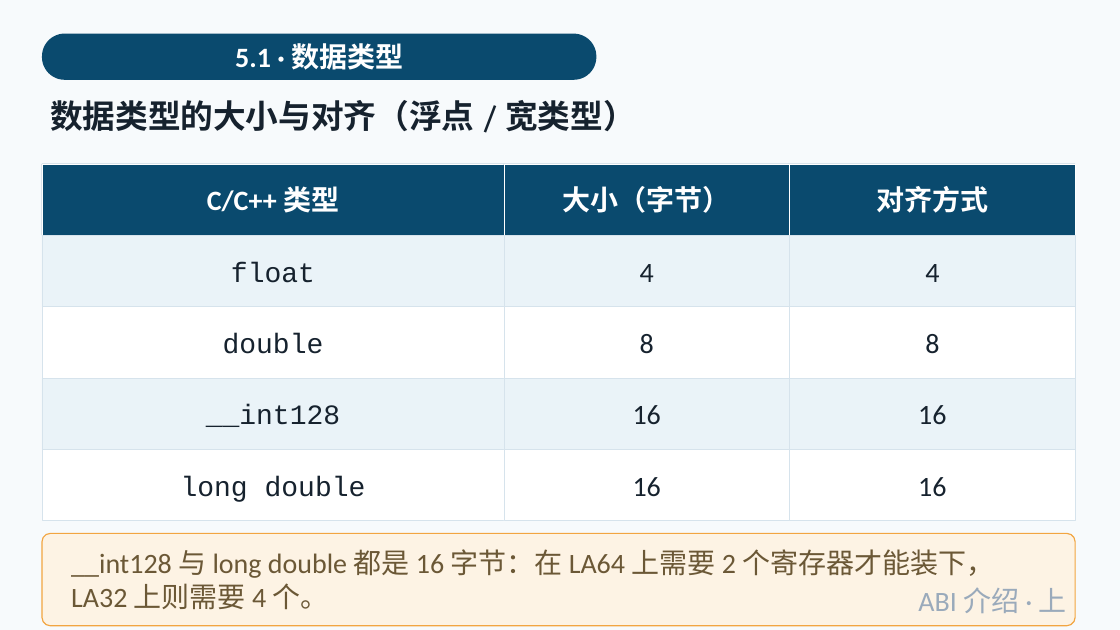
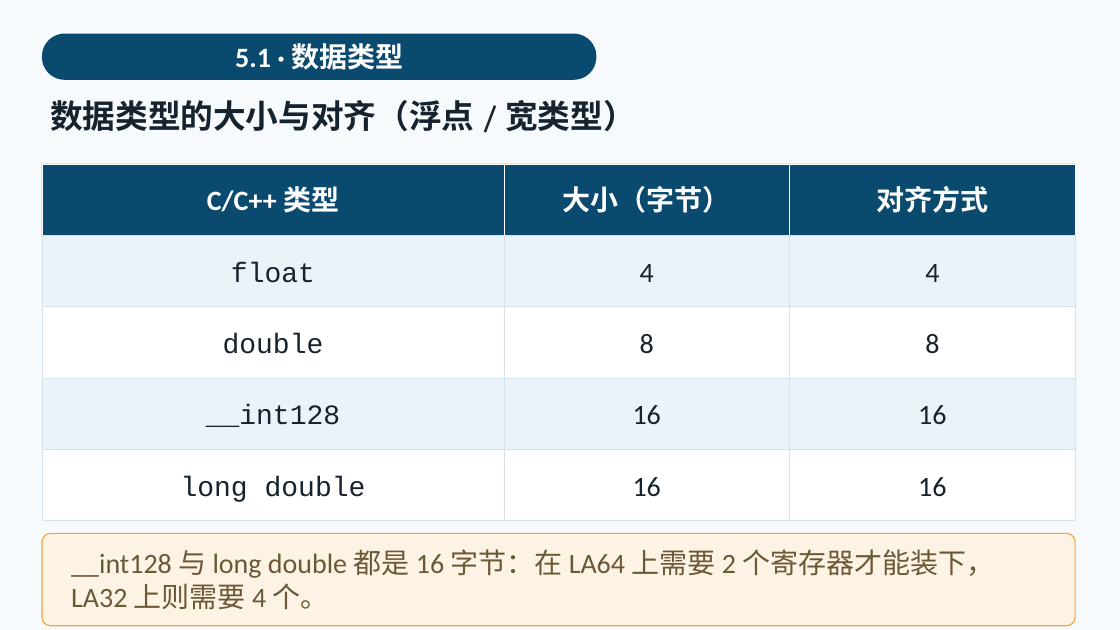
Before and after one commit to cxi218447-byte/miniOS, a slide deck: slide 6 of docs/06/06_abi_registers.pptx. Drawn at 1120x630 pixels with LibreOffice and Linux fonts; fonts in the diff are those of the drawing. Boxes give left, top, right and bottom in pixels: in the first picture for what was removed or moved away, otherwise in the second. Text is boxed around its words. In the diff, an @@ line names an element or a change of style, - is before the commit and + after.

```diff
--- a/docs/06/06_abi_registers.pptx
+++ b/docs/06/06_abi_registers.pptx
@@ text removed at (x1=918, y1=588, x2=1067, y2=613) @@
-ABI 介绍 · 上
```
Also in this commit, not shown: 1 other slide changed, 1 slide added, 18 other files.
